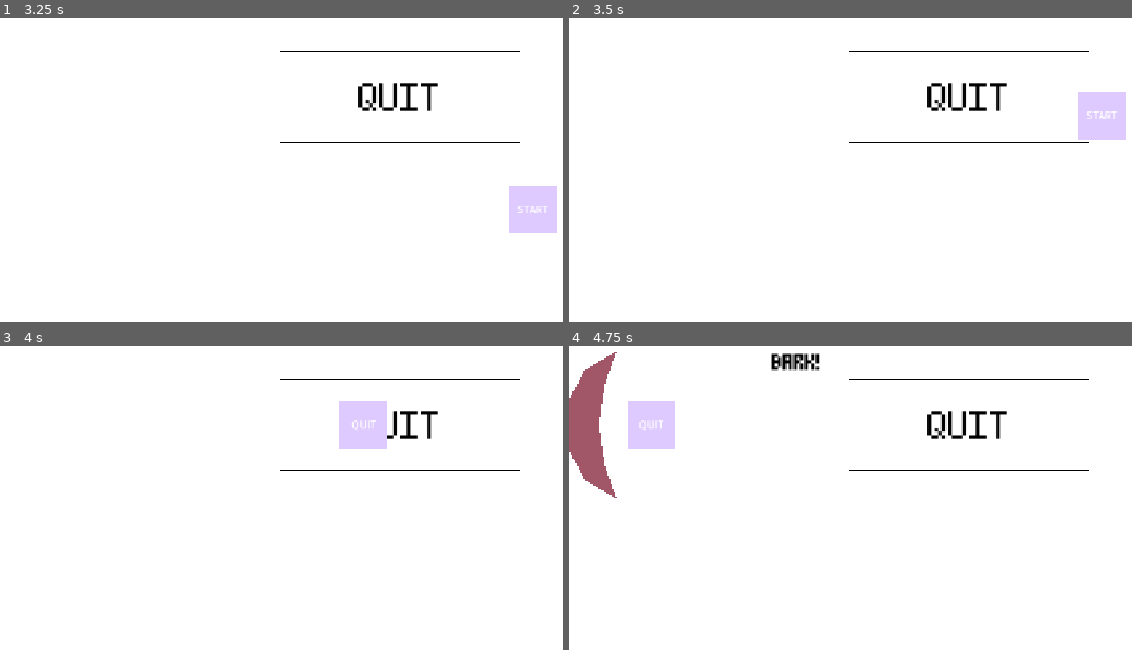
Above: before the commit, frames 1-4 (two rows, left to right).
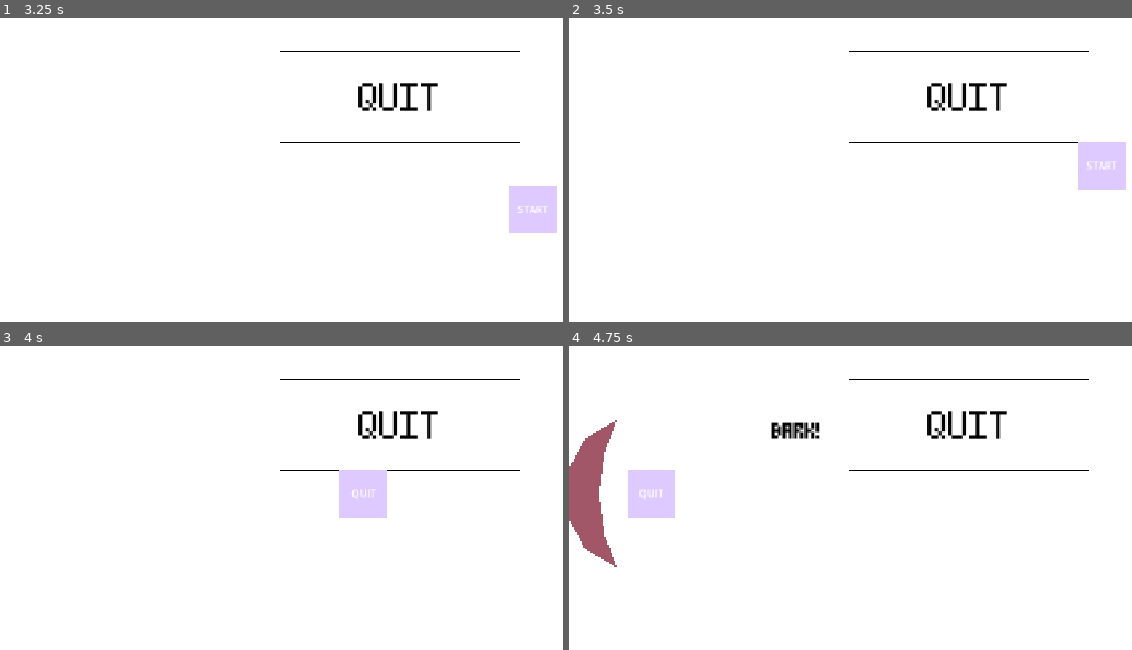
Above: after the commit, the same moments.

Repository: OzelotVanilla/GJ_One
Game: Godot game, scene res://scenes/levels/one_button/OneButton.tscn
Same seed, same stepped clock (60 frames per second), same inputs: the game is played once before the commit and once after it. The project has no main scene, so this scene is started directly.
Inputs (mouse positions are in pixels of both pictures, inside the frame that each line leads up to):
- Up to frame 1 (3.25 s): tap Enter at 0.5 s; hold D (move_right) 0.53-1.28 s; hold E (ability_next) 0.53-1.28 s; click (399, 97) at 0.67 s; move the mouse to (242, 118) at 1.27 s; hold S (move_down) 1.28-2.03 s; tap Q (ability_prev) at 1.35 s; move the mouse to (outside the picture) at 2.02 s; hold D (move_right) 2.03-2.78 s; hold Space (bark) 2.03-2.78 s; move the mouse to (360, 188) at 2.77 s; hold W (move_up) from 2.78 s (still down); tap E (ability_next) at 2.85 s; click (360, 188) at 2.92 s
- Up to frame 2 (3.5 s): keep holding W (move_up)
- Up to frame 3 (4 s): move the mouse to (outside the picture) at 3.52 s; release W (move_up) at 3.53 s; hold A (move_left) from 3.53 s (still down); hold Q (ability_prev) from 3.53 s (still down)
- Up to frame 4 (4.75 s): keep holding A (move_left); move the mouse to (726, 358) at 4.27 s; release Q (ability_prev) at 4.28 s; tap Space (bark) at 4.35 s

Frame 1 is identical in both runs. In frame 2, 2.6% of the frame differs, in the area x 90-99%, y 24-57%; in frame 3, 2.6%; in frame 4, 6.6%, in the area x 0-45%, y 1-73%.

Commit message:
fix - Player not collide with button
Assisted by Codex.
* Bug fixed.

Co-Author trailer:

Co-authored-by: codex <codex@openai.com>

Diff:
--- a/project.godot
+++ b/project.godot
@@ -79,8 +79,9 @@
 
 [layer_names]
 
-2d_physics/layer_1="player"
+2d_physics/layer_1="world_object"
 2d_physics/layer_2="bark_target"
+2d_physics/layer_3="player"
 
 [physics]
 
--- a/scenes/actors/WanCat/WanCat.gd
+++ b/scenes/actors/WanCat/WanCat.gd
@@ -75,6 +75,8 @@
 func syncSize():
     var size := self.sprite.get_rect().size * self.sprite.scale.abs()
 
+    self.collision_shape.scale = Vector2.ONE
+
     var collision_rect := self.collision_shape.shape as RectangleShape2D
     if collision_rect != null:
         collision_rect.size = size
--- a/scenes/actors/WanCat/WanCat.tscn
+++ b/scenes/actors/WanCat/WanCat.tscn
@@ -7,6 +7,7 @@
 size = Vector2(76.36003, 76.26339)
 
 [node name="WanCat" type="CharacterBody2D" unique_id=393667721]
+collision_layer = 4
 script = ExtResource("1_pcl5l")
 
 [node name="Sprite2D" type="Sprite2D" parent="." unique_id=1029200188]
@@ -15,7 +16,6 @@
 texture = ExtResource("2_jqjpt")
 
 [node name="CollisionShape2D" type="CollisionShape2D" parent="." unique_id=1180136221]
-scale = Vector2(3.7647634, 3.7647634)
 shape = SubResource("RectangleShape2D_pcl5l")
 
 [node name="EffectextContainer" type="Node2D" parent="." unique_id=12072683]
--- a/scenes/entities/BarkToChangeButton/BarkToChangeButton.gd
+++ b/scenes/entities/BarkToChangeButton/BarkToChangeButton.gd
@@ -11,7 +11,9 @@
 
 @onready var label: Label = $Label
 
-@onready var collision_shape: CollisionShape2D = $CollisionShape2D
+@onready var collision_shape: CollisionShape2D = $StaticBody2D/CollisionShape2D
+
+var area_shape_owner_id := -1
 
 
 ## Size of button
@@ -55,6 +57,8 @@
     if collision_rect != null:
         collision_rect.size = self.size
 
+    self.syncAreaCollisionShape()
+
     self.queue_redraw()
 
 func applyFontSize() -> void:
@@ -68,6 +72,23 @@
 func on_area_entered(area: Area2D):
     if area is BarkWave:
         self.bark_received.emit(area)
+
+func syncAreaCollisionShape() -> void:
+    if not self.is_node_ready():
+        return
+
+    if self.area_shape_owner_id < 0:
+        self.area_shape_owner_id = self.create_shape_owner(self.collision_shape)
+
+    self.shape_owner_clear_shapes(self.area_shape_owner_id)
+    self.shape_owner_set_transform(
+        self.area_shape_owner_id,
+        self.collision_shape.transform
+    )
+    self.shape_owner_add_shape(
+        self.area_shape_owner_id,
+        self.collision_shape.shape
+    )
 
 ## Connected from self [signal input_event].
 func on_input_event(viewport: Node, event: InputEvent, shape_idx: int) -> void:
--- a/scenes/entities/BarkToChangeButton/BarkToChangeButton.tscn
+++ b/scenes/entities/BarkToChangeButton/BarkToChangeButton.tscn
@@ -4,9 +4,10 @@
 [ext_resource type="FontFile" uid="uid://nu5krul6465e" path="res://assets/fonts/ark-pixel-12px-monospaced-latin.otf" id="2_2is3w"]
 
 [sub_resource type="RectangleShape2D" id="RectangleShape2D_2is3w"]
-size = Vector2(384, 144)
+size = Vector2(128, 48)
 
 [node name="BarkToChangeButton" type="Area2D" unique_id=1381938187]
+collision_mask = 7
 script = ExtResource("1_bl0ec")
 
 [node name="Label" type="Label" parent="." unique_id=1099813050]
@@ -16,11 +17,15 @@
 offset_bottom = 24.0
 theme_override_colors/font_color = Color(0, 0, 0, 1)
 theme_override_fonts/font = ExtResource("2_2is3w")
+theme_override_font_sizes/font_size = 16
 text = "BUTTON"
 horizontal_alignment = 1
 vertical_alignment = 1
 
-[node name="CollisionShape2D" type="CollisionShape2D" parent="." unique_id=1963559028]
+[node name="StaticBody2D" type="StaticBody2D" parent="."]
+input_pickable = false
+
+[node name="CollisionShape2D" type="CollisionShape2D" parent="StaticBody2D" unique_id=1963559028]
 shape = SubResource("RectangleShape2D_2is3w")
 
 [connection signal="area_entered" from="." to="." method="on_area_entered"]
